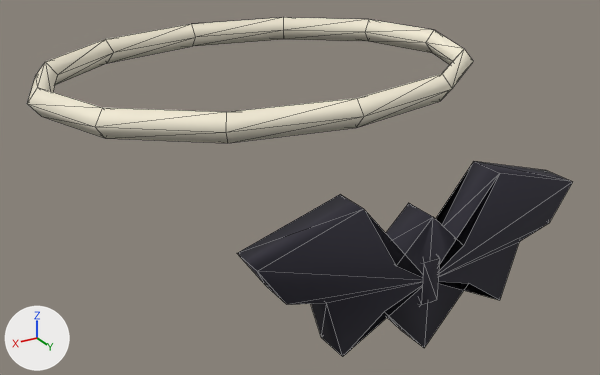
What one commit did to the glTF model public/assets/island/characters/wear/necklace_hw_bat_low.glb.
Before and after are seen from a camera (50 mm lens) standing at (0.351, 0.654, 1.274) and looking at (-0.009, 0.054, 0.974). The axes (+X, +Y, +Z) are drawn at lower left. The lights are the same throughout. The first picture is the older version. Mesh edges are drawn as thin lines.

The first picture shows 'BakedF1'.
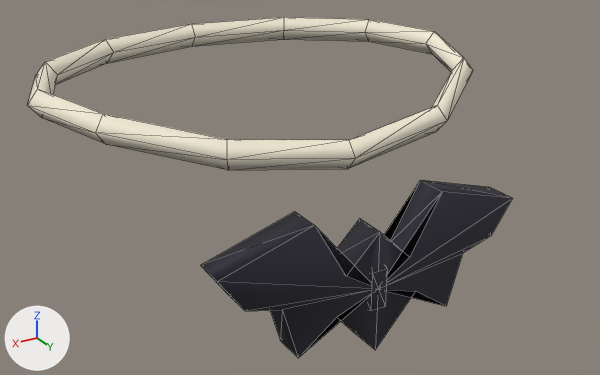
What differs and where, as boxes [x1, y1, x2, y2] in the pictures (600 x 375 px; the box of a moved part takes in the faces that stretch with it):
'BakedF1', reshaped (11% narrower): before [27, 17, 573, 357]; after [27, 17, 512, 358]
part 1 of me_mesh_0, moved or reshaped: before [237, 161, 573, 357]; after [201, 180, 512, 358]
part 2 of me_mesh_0, moved or reshaped: before [419, 256, 440, 306]; after [369, 267, 387, 312]
part 3 of me_mesh_0, moved or reshaped: before [27, 19, 474, 143]; after [27, 19, 473, 170]

Edits to the bpy script that builds the scene:
```text
Change me_mesh_0:
    used by ob_bakedf1; location = (0.0, 0.0, 0.0)
    remove me_mesh_0.from_pydata(...)  # 96 vertices, 184 faces; spans x -0.211..0.211, y -0.163..0.252, z 0.917..1.087
    add me_mesh_0.from_pydata(...)  # 96 vertices, 184 faces; spans x -0.211..0.211, y -0.163..0.191, z 0.88..1.087
    me_mesh_0 part 1: the loose piece of 34 vertices spanning x -0.139..0.139, y 0.222..0.25, z 0.917..1.046 is moved by (0.0, -0.061, -0.037)
    me_mesh_0 part 2: the loose piece of 14 vertices spanning x -0.014..0.014, y 0.22..0.252, z 0.941..1.009 is moved by (0.0, -0.061, -0.037)
    me_mesh_0 part 3
    28 vertices are removed from x -0.211..0.211, y 0.0..0.163, z 1.063..1.087
    64 faces are deleted
    28 vertices are added at x -0.211..0.211, y 0.0..0.154, z 1.026..1.086
    64 new faces join them, mat_trim
```
